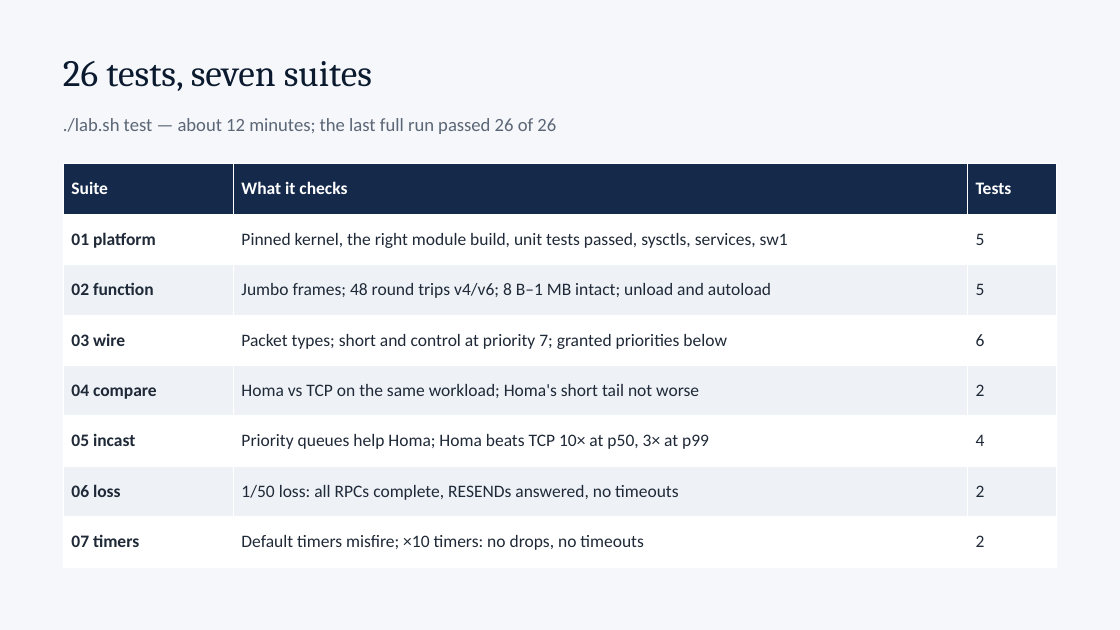
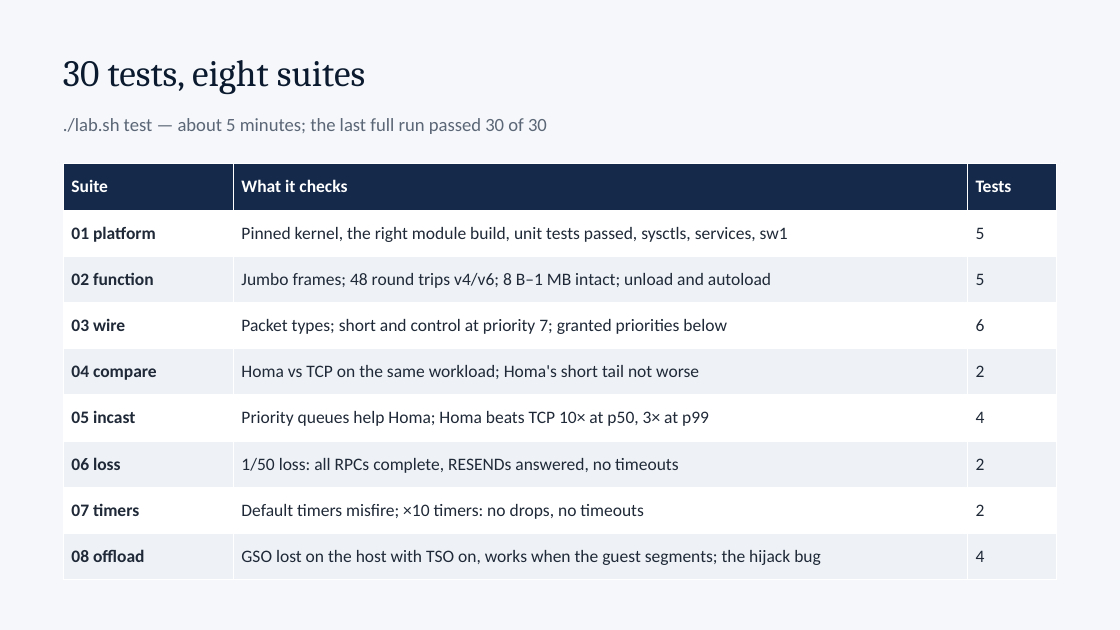
Before and after one commit to dcantor/homa-lab, a slide deck: slide 20 of docs/homa-lab.pptx. Drawn at 1120x630 pixels with LibreOffice and Linux fonts; fonts in the diff are those of the drawing. Boxes give left, top, right and bottom in pixels: in the first picture for what was removed or moved away, otherwise in the second. Text is boxed around its words. In the diff, an @@ line names an element or a change of style, - is before the commit and + after.

```diff
--- a/docs/homa-lab.pptx
+++ b/docs/homa-lab.pptx
@@ text at (x1=63, y1=60, x2=365, y2=95): text changed @@
-26 tests, seven suites
+30 tests, eight suites
@@ text at (x1=63, y1=118, x2=547, y2=134): text changed @@
-./lab.sh test — about 12 minutes; the last full run passed 26 of 26
+./lab.sh test — about 5 minutes; the last full run passed 30 of 30
@@ table at (x1=63, y1=164, x2=1057, y2=580) @@
+row 9: 08 offload | GSO lost on the host with TSO on, works when the guest segments; the hijack bug | 4
```
Also in this commit, not shown: 7 other slides changed, 16 other files.
